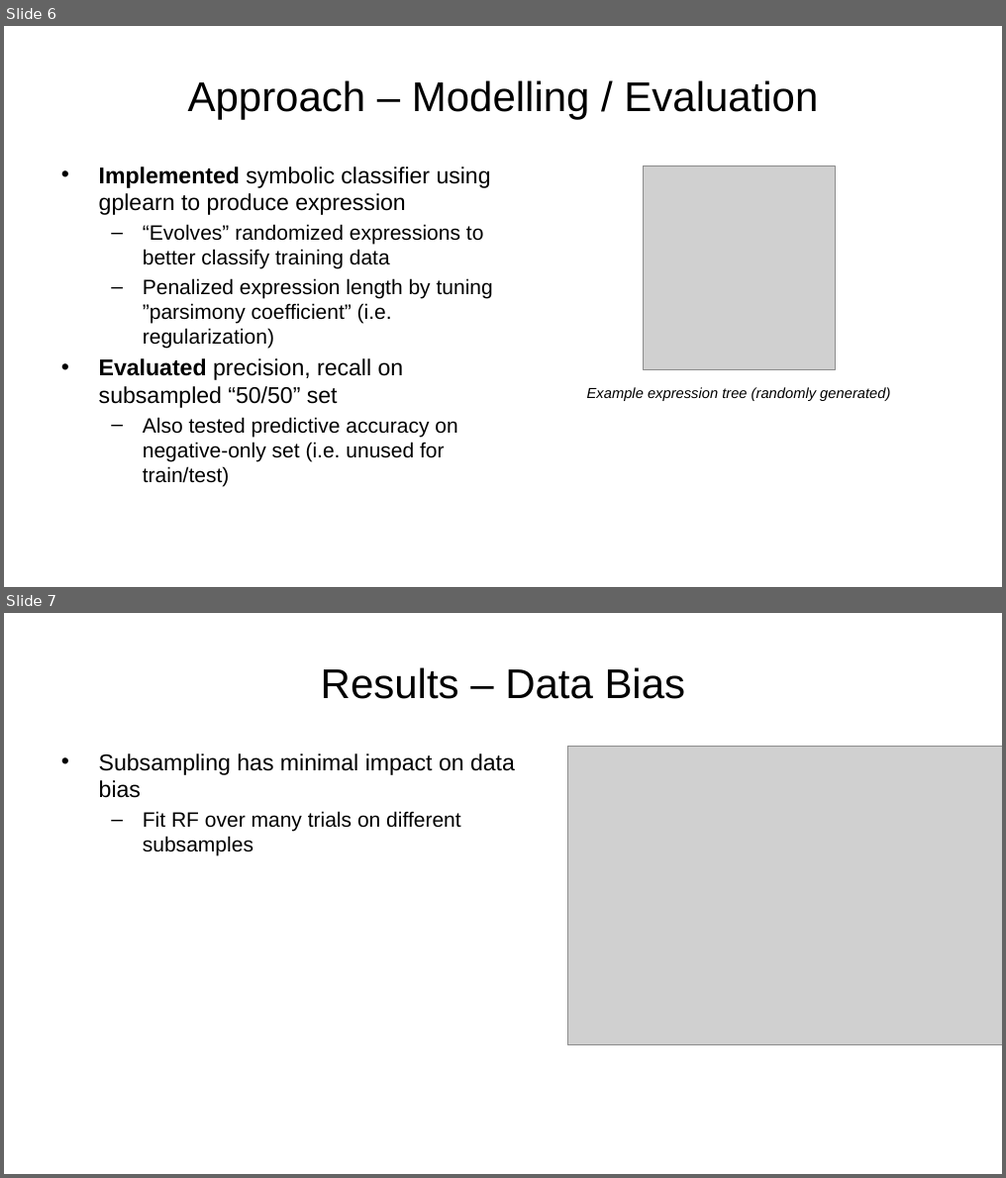
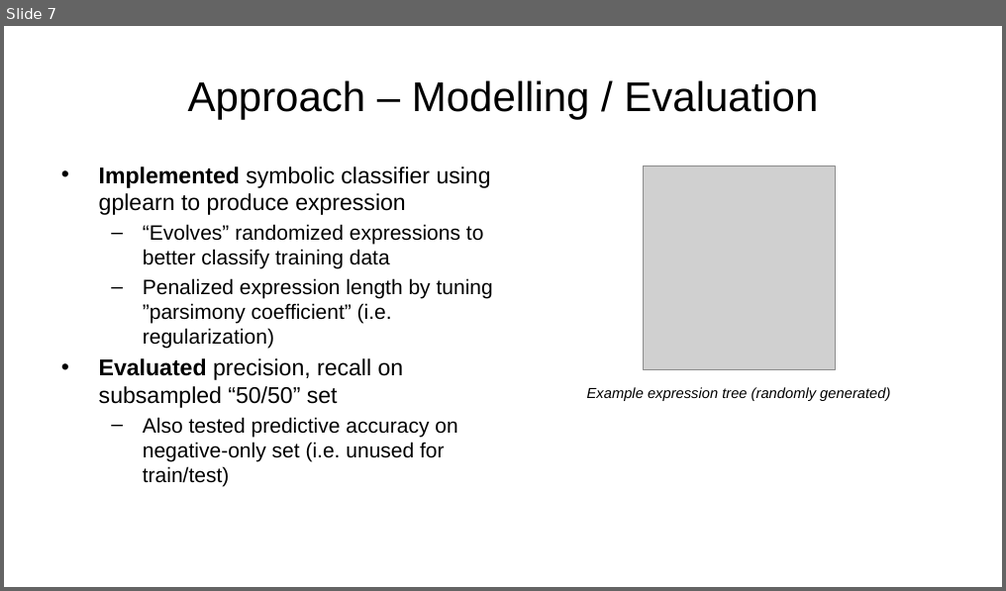
Before and after one commit to AlbertVong/Mat-Hack-2023, a slide deck: powerpoint_slides/final_presentation_av.pptx. Shown one above the other, each under a label of ours: slides 6 and 7 before the commit, slide 7 after it. The pictures are 1006x1178 and 1006x591 pixels, drawn with LibreOffice and Linux fonts; fonts in the diff are those of the drawing; grey boxes stand for pictures; background and template pictures are left out. Boxes give left, top, right and bottom in pixels: in the first picture for what was removed or moved away, otherwise in the second. Text is boxed around its words. In the diff, an @@ line names an element or a change of style, - is before the commit and + after.

```diff
--- a/powerpoint_slides/final_presentation_av.pptx
+++ b/powerpoint_slides/final_presentation_av.pptx
@@ slide 7 removed at [4,613,1002,1174], background picture (left out) @@
@@ title removed at [321,667,686,699] @@
-Results – Data Bias
@@ text removed at [99,754,515,857] @@
-• Subsampling has minimal impact on data bias
-  – Fit RF over many trials on different subsamples
@@ picture removed at [567,747,1002,1046] @@
@@ what was slide 6 is now slide 7 @@
```
Also in this commit, not shown: 3 slides changed, 3 slides added, 1 other slide removed, 1 other file.
